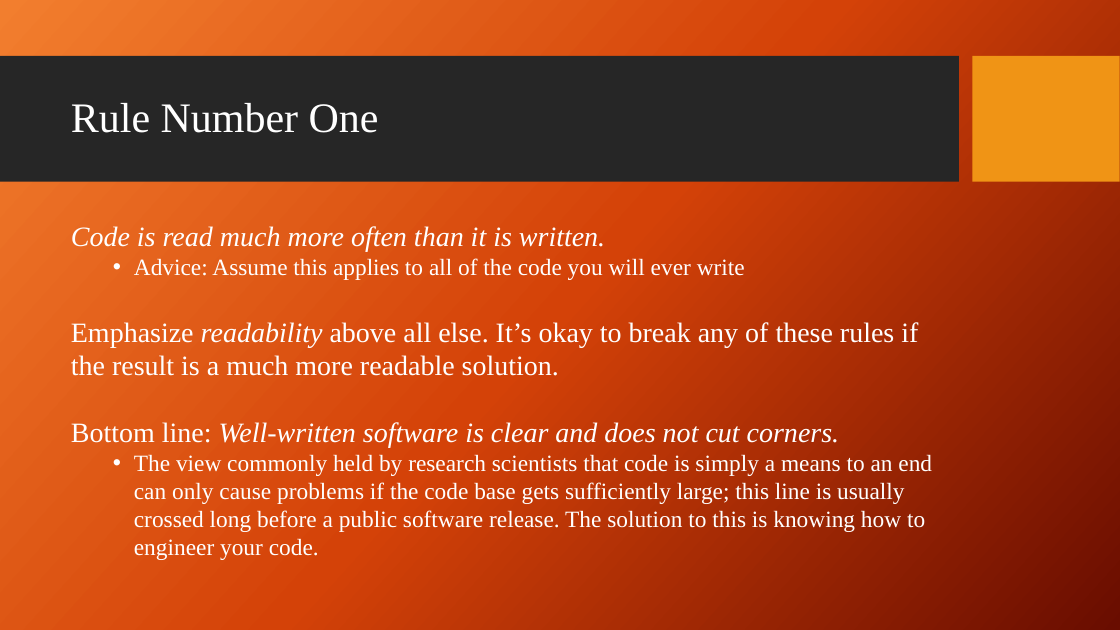
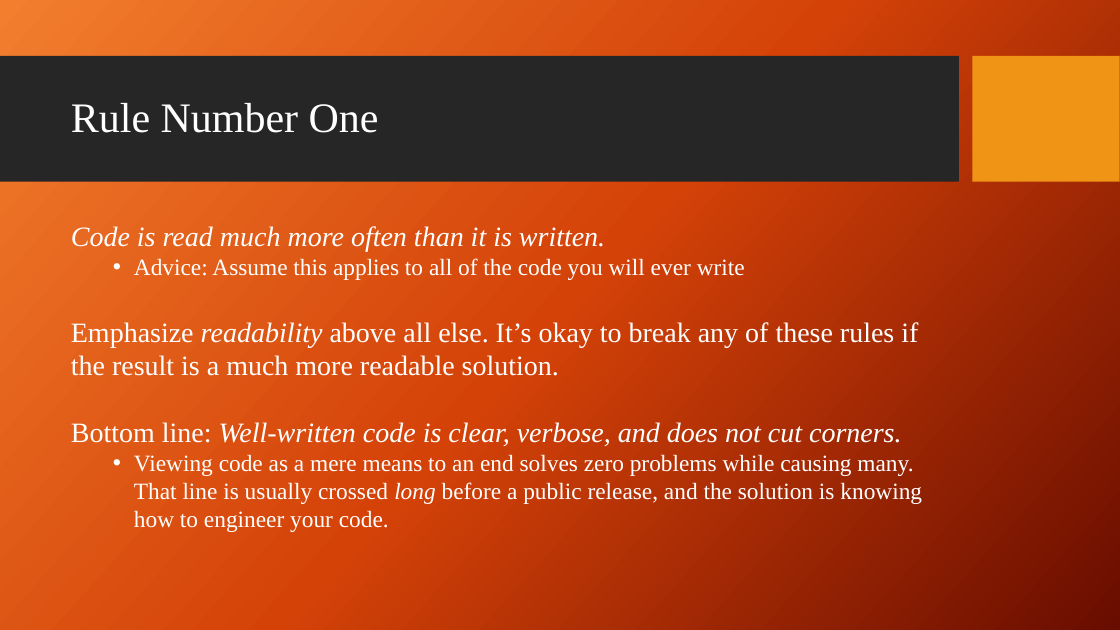
Before and after one commit to giganano/PythonBootcamp, a slide deck: slide 11 of slides/basicSE.pptx (slide 10 before the commit). Drawn at 1120x630 pixels with LibreOffice and Linux fonts; fonts in the diff are those of the drawing; background and template pictures are left out. Boxes give left, top, right and bottom in pixels: in the first picture for what was removed or moved away, otherwise in the second. Text is boxed around its words. In the diff, an @@ line names an element or a change of style, - is before the commit and + after.

```diff
--- a/slides/basicSE.pptx
+++ b/slides/basicSE.pptx
@@ text at (71, 422, 922, 532): text changed @@
-Bottom line: Well-written software is clear and does not cut corners.
-  • The view commonly held by research scientists that code is simply a means to an end can only cause problems if the code base gets sufficiently large; this line is usually crossed long before a public software release. The solution to this is knowing how to engineer your code.
+Bottom line: Well-written code is clear, verbose, and does not cut corners.
+  • Viewing code as a mere means to an end solves zero problems while causing many. That line is usually crossed long before a public release, and the solution is knowing how to engineer your code.
```
Also in this commit, not shown: 3 other slides changed, 1 slide added, 2 other files.
